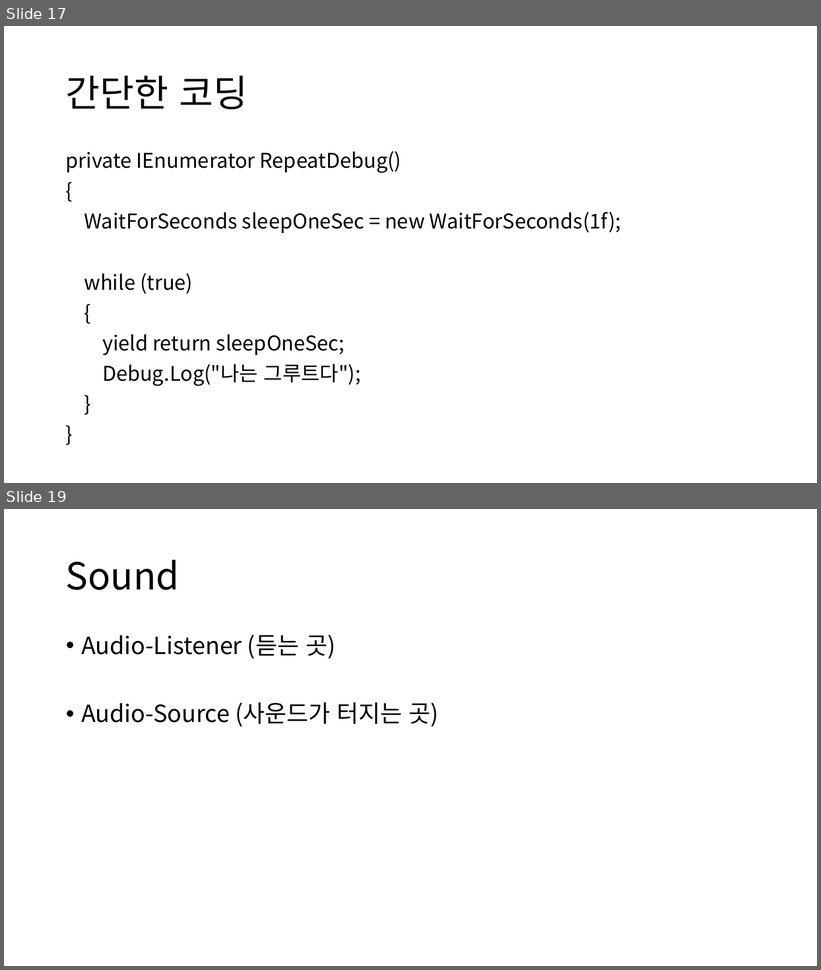
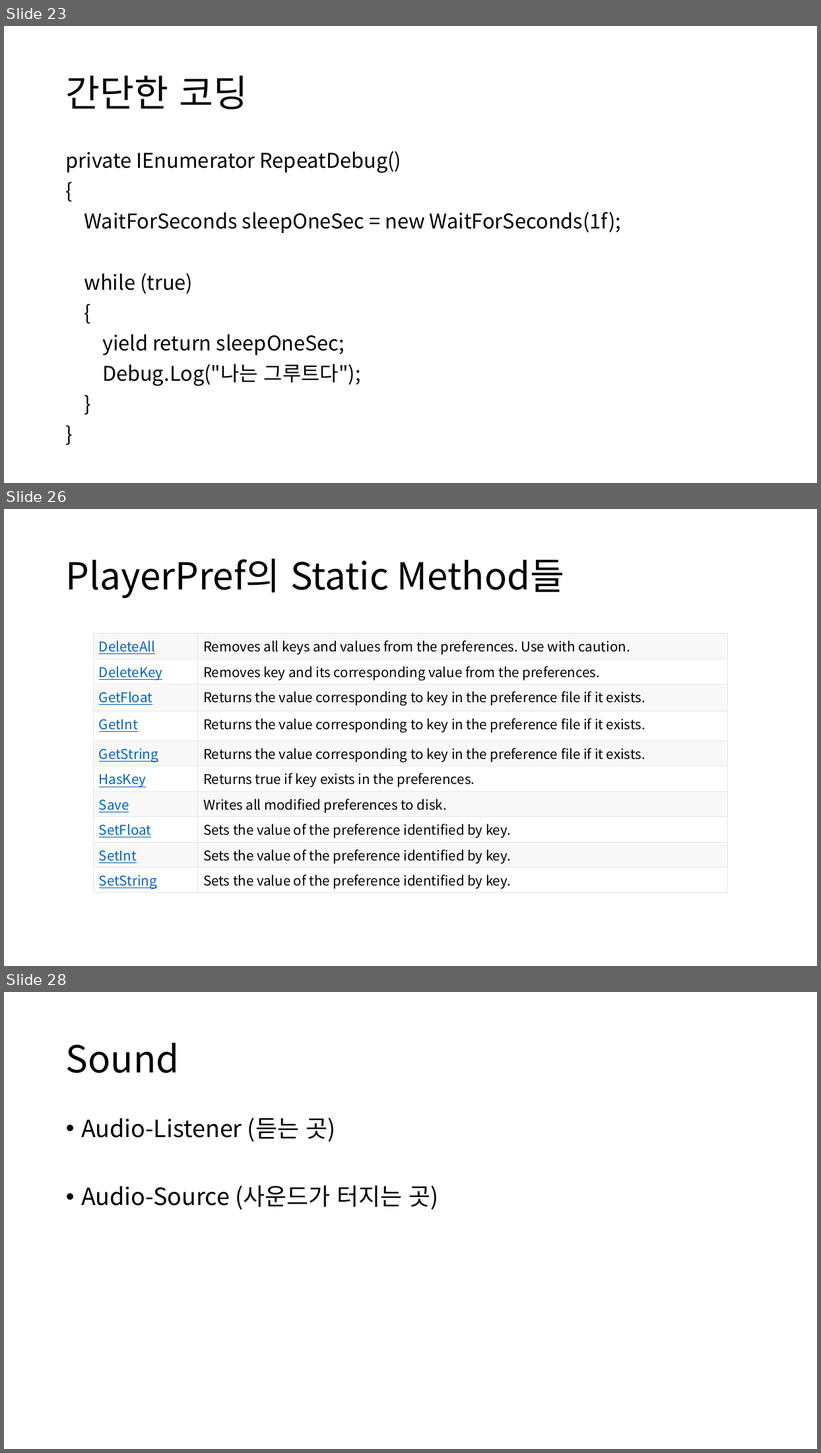
Before and after one commit to IamGroooooot/cien-unity-2019, a slide deck: 3주차.pptx. Shown one above the other, each under a label of ours: slides 17 and 19 before the commit, slides 23, 26 and 28 after it; the slides between them are not shown. The pictures are 821x970 and 821x1453 pixels, drawn with LibreOffice and Linux fonts; fonts in the diff are those of the drawing. Boxes give left, top, right and bottom in pixels: in the first picture for what was removed or moved away, otherwise in the second. Text is boxed around its words. In the diff, an @@ line names an element or a change of style, - is before the commit and + after.

```diff
--- a/3주차.pptx
+++ b/3주차.pptx
@@ slide 26 added at (4, 509, 817, 966), background #FFFFFF @@
@@ title added at (66, 559, 565, 599), 44 pt, text #000000 @@
+PlayerPref의 Static Method들
@@ table added at (93, 634, 727, 892), 10 rows, 2 columns @@
+DeleteAll | Removes all keys and values from the preferences. Use with caution.
+DeleteKey | Removes key and its corresponding value from the preferences.
+GetFloat | Returns the value corresponding to key in the preference file if it exists.
+GetInt | Returns the value corresponding to key in the preference file if it exists.
+GetString | Returns the value corresponding to key in the preference file if it exists.
+HasKey | Returns true if key exists in the preferences.
+Save | Writes all modified preferences to disk.
+SetFloat | Sets the value of the preference identified by key.
+SetInt | Sets the value of the preference identified by key.
+SetString | Sets the value of the preference identified by key.
@@ what was slide 17 is now slide 23 @@
@@ what was slide 19 is now slide 28 @@
```
Also in this commit, not shown: 12 slides changed, 10 other slides added.
